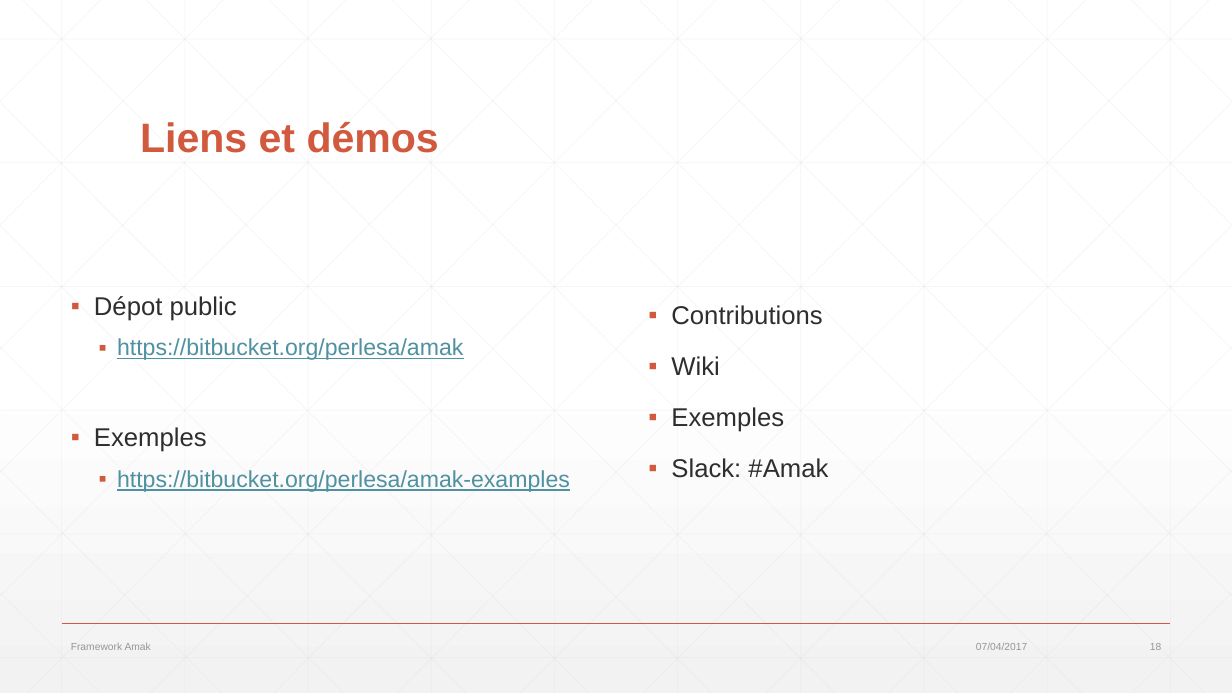
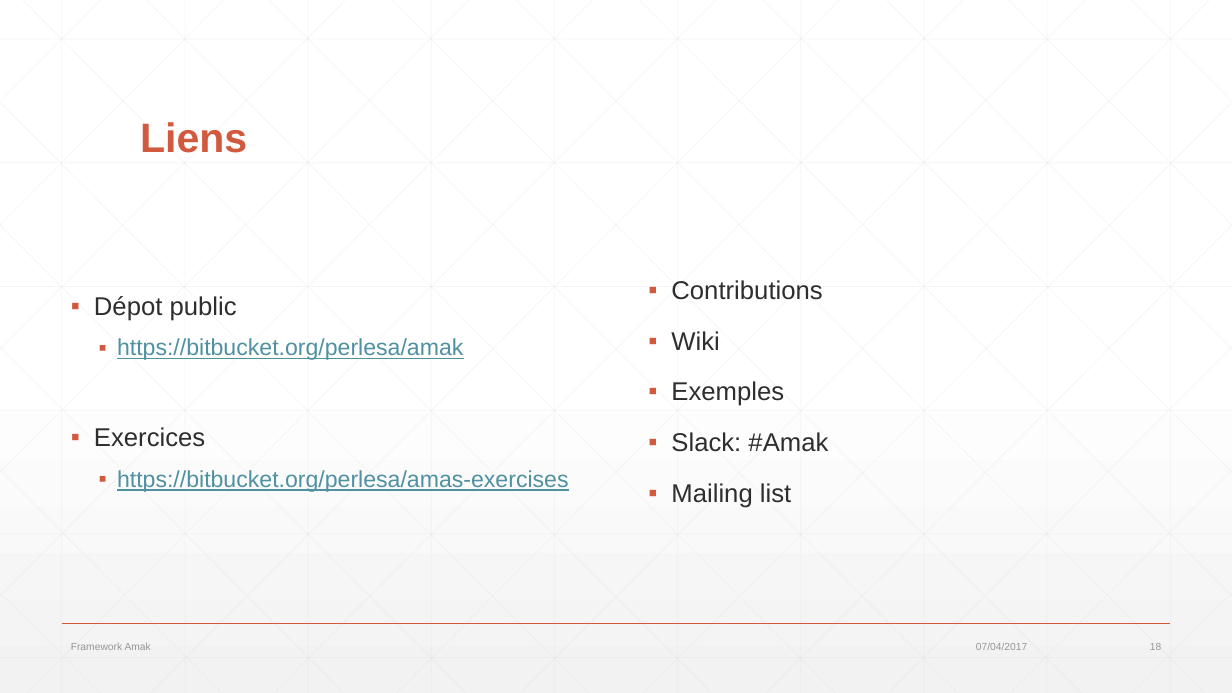
Before and after one commit to alexandreprl/amak, a slide deck: slide 18 of Slideshow.pptx. Drawn at 1232x693 pixels with LibreOffice and Linux fonts; fonts in the diff are those of the drawing. Boxes give left, top, right and bottom in pixels: in the first picture for what was removed or moved away, otherwise in the second. Text is boxed around its words. In the diff, an @@ line names an element or a change of style, - is before the commit and + after.

```diff
--- a/Slideshow.pptx
+++ b/Slideshow.pptx
@@ title at <box>140,122,247,153</box>: text changed @@
-Liens et démos
+Liens
@@ text at <box>94,427,569,492</box>: text changed @@
-▪ Exemples
-  ▪ https://bitbucket.org/perlesa/amak-examples
+▪ Exercices
+  ▪ https://bitbucket.org/perlesa/amas-exercises
@@ text at <box>671,483,791,508</box>: paragraph added @@
+▪ Mailing list
```
Also in this commit, not shown: 4 other slides changed, 1 slide added, 24 other files.
